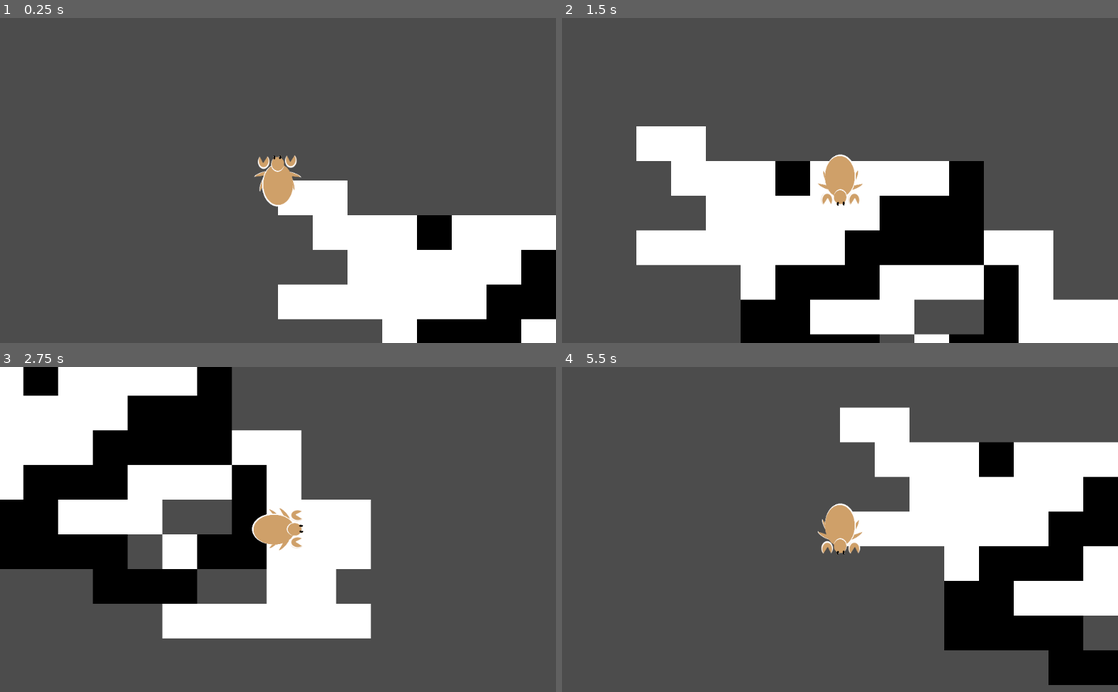
Above: before the commit, frames 1-4 (two rows, left to right).
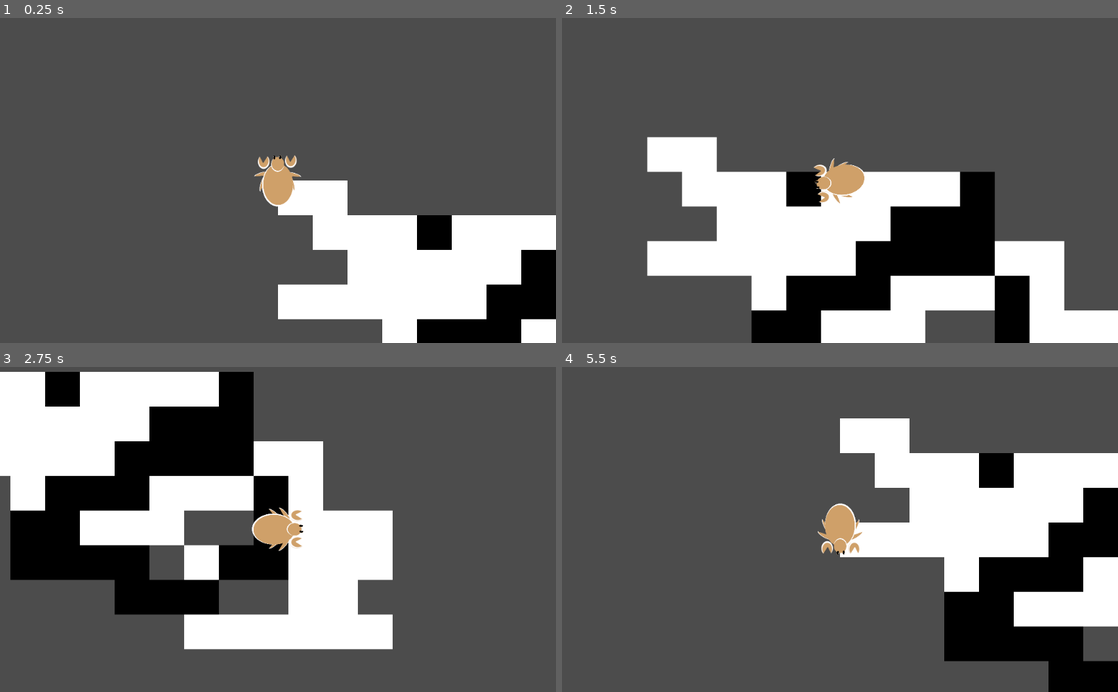
Above: after the commit, the same moments.

Repository: mtaubert/hermit
Game: Godot game, scene res://Scenes/Game.tscn
The game is run twice, just before and just after one commit, with the same random seed, the same clock (stepped at 60 frames per second) and the same inputs. The project has no main scene, so this scene is started directly.
Inputs (mouse positions are in pixels of both pictures, inside the frame that each line leads up to):
- Up to frame 1 (0.25 s): no input
- Up to frame 2 (1.5 s): move the mouse to (962, 164) at 0.52 s; hold D (move_right) 0.53-1.28 s; click (962, 164) at 0.67 s; move the mouse to (728, 196) at 1.27 s; hold S (move_down) from 1.28 s (still down); click (728, 196) at 1.42 s
- Up to frame 3 (2.75 s): move the mouse to (333, 458) at 2.02 s; release S (move_down) at 2.03 s; hold D (move_right) from 2.03 s (still down); click (333, 458) at 2.17 s
- Up to frame 4 (5.5 s): move the mouse to (812, 594) at 2.77 s; release D (move_right) at 2.78 s; hold W (move_up) 2.78-3.53 s; click (812, 594) at 2.92 s; move the mouse to (1006, 578) at 3.52 s; hold A (move_left) 3.53-5.03 s; click (1006, 578) at 3.67 s; move the mouse to (673, 480) at 4.27 s; click (673, 480) at 4.42 s; move the mouse to (867, 529) at 5.02 s; hold S (move_down) from 5.03 s (still down); click (867, 529) at 5.17 s

The runs differ from the first frame. In frame 1, less than 0.1% of the frame differs, in the area x 45-55%, y 47-54%; in frame 2, 13%; in frame 3, 20%, in the area x 0-71%, y 0-87%; in frame 4, 6.8%.

Commit message:
attacking at mouse position

Diff:
--- a/Scenes/Prefabs/player_crab.tscn
+++ b/Scenes/Prefabs/player_crab.tscn
@@ -25,7 +25,6 @@
 position = Vector2( -25, -35 )
 scale = Vector2( 0.5, 0.5 )
 texture = ExtResource( 2 )
-offset = Vector2( 0, -7.78329 )
 region_enabled = true
 region_rect = Rect2( 270, 0, 100, 100 )
 
@@ -33,12 +32,13 @@
 position = Vector2( 25, -35 )
 scale = Vector2( 0.5, 0.5 )
 texture = ExtResource( 2 )
+offset = Vector2( 0, 1.10208 )
 region_enabled = true
 region_rect = Rect2( 270, 0, 100, 100 )
 
 [node name="l_leg1" type="Sprite" parent="KinematicBody2D/Node2D"]
 position = Vector2( -28.6571, 6.28142 )
-rotation = 0.319742
+rotation = 0.293117
 scale = Vector2( 0.4, 0.4 )
 texture = ExtResource( 3 )
 region_enabled = true
@@ -46,7 +46,7 @@
 
 [node name="r_leg1" type="Sprite" parent="KinematicBody2D/Node2D"]
 position = Vector2( 25.927, 5.80486 )
-rotation = -0.322425
+rotation = -0.294568
 scale = Vector2( 0.4, 0.4 )
 texture = ExtResource( 3 )
 flip_h = true
@@ -55,7 +55,7 @@
 
 [node name="r_leg2" type="Sprite" parent="KinematicBody2D/Node2D"]
 position = Vector2( 28.9745, -10.6817 )
-rotation = -1.24833
+rotation = -1.31631
 scale = Vector2( 0.4, 0.4 )
 texture = ExtResource( 3 )
 flip_h = true
@@ -64,7 +64,7 @@
 
 [node name="l_leg2" type="Sprite" parent="KinematicBody2D/Node2D"]
 position = Vector2( -29.9736, -11.5434 )
-rotation = 1.24867
+rotation = 1.31649
 scale = Vector2( 0.4, 0.4 )
 texture = ExtResource( 3 )
 region_enabled = true
--- a/Scripts/Global_Scripts/player_crab.gd
+++ b/Scripts/Global_Scripts/player_crab.gd
@@ -3,6 +3,8 @@
 var velocity := Vector2(0,0)
 var direction := Vector2(0,0)
 export (int) var MAX_SPEED = 500
+export (int) var ATTACKING_SPEED = 200
+var attacking = false
 
 func _ready():
 	pass # Replace with function body.
@@ -18,8 +20,12 @@
 	direction.x = Input.get_action_strength("move_right") - Input.get_action_strength("move_left")
 	direction.y = Input.get_action_strength("move_down") - Input.get_action_strength("move_up")
 	direction = direction.normalized()
+
 	update_look_direction()
-	return (direction.normalized() * MAX_SPEED)
+	if attacking:
+		return (direction.normalized() * ATTACKING_SPEED)
+	else:
+		return (direction.normalized() * MAX_SPEED)
 
 
 """
@@ -28,8 +34,8 @@
 func update_look_direction():
 	#oly update the look direction if there is input
 	if velocity.x or velocity.y:
-		#add a magical 90 degree offset for the rotation of the crab
-		$KinematicBody2D/Node2D.rotation_degrees = rad2deg(velocity.angle()) + 90
+		if not attacking:
+			look_to(velocity)
 
 		#set the crab to scuttle if moving
 		if not $KinematicBody2D/Node2D/AnimationPlayer.is_playing():
@@ -37,3 +43,17 @@
 	else:
 		#stop scuttling if stationary
 		$KinematicBody2D/Node2D/AnimationPlayer.stop()
+
+
+#add a magical 90 degree offset for the rotation of the crab
+func look_to(vect):
+	$KinematicBody2D/Node2D.rotation_degrees = rad2deg(vect.angle()) + 90
+
+func _input(event):
+# Mouse in viewport coordinates
+	if event is InputEventMouseButton:
+		attacking = not attacking
+		print("Mouse Click/Unclick at: ", get_global_mouse_position())
+		look_to(get_global_mouse_position()-$KinematicBody2D.global_position)
+	if event is InputEventMouseMotion and attacking:
+		look_to(get_global_mouse_position()-$KinematicBody2D.global_position)
